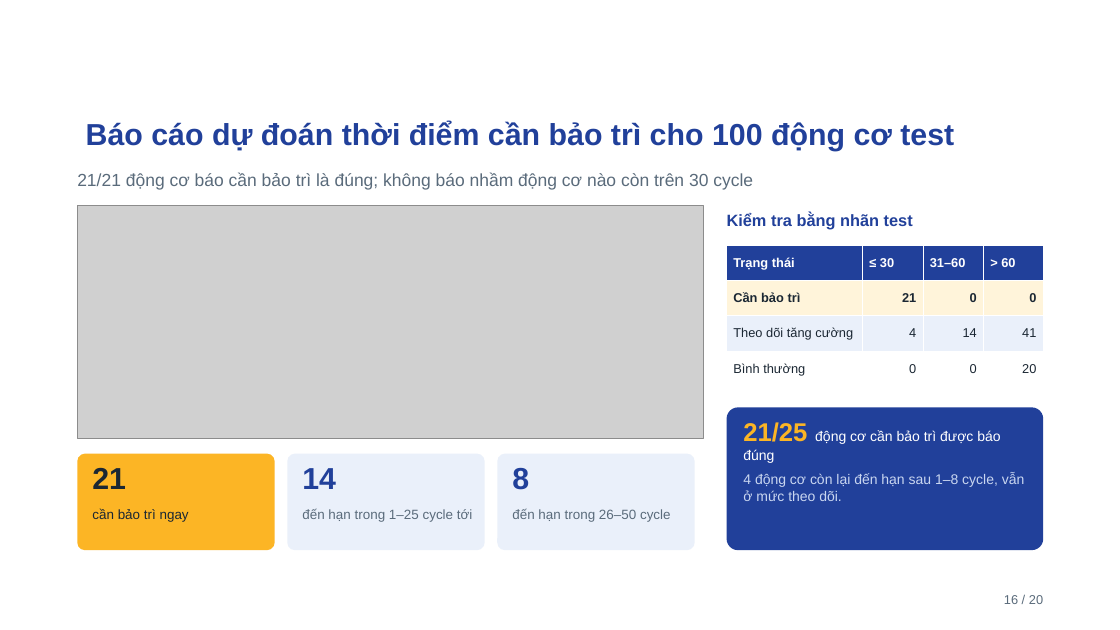
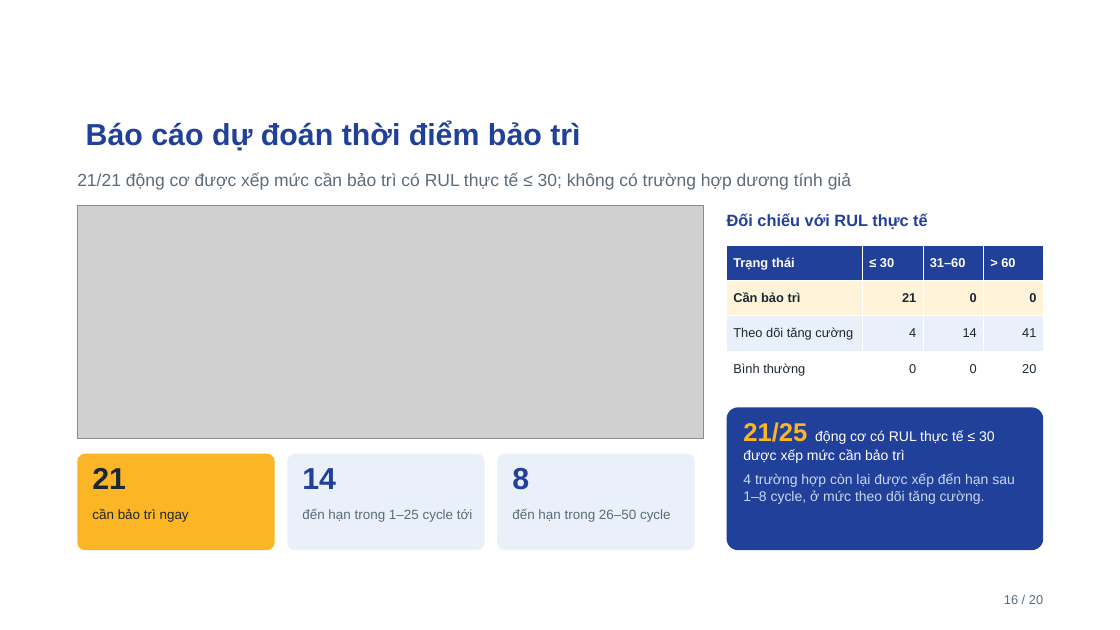
Before and after one commit to ti014/tinasa-cmapss-rul-prediction, a slide deck: slide 16 of slides/cmapss_fd001_presentation.pptx. Drawn at 1120x630 pixels with LibreOffice and Linux fonts; fonts in the diff are those of the drawing; grey boxes stand for pictures; background and template pictures are left out. Boxes give left, top, right and bottom in pixels: in the first picture for what was removed or moved away, otherwise in the second. Text is boxed around its words. In the diff, an @@ line names an element or a change of style, - is before the commit and + after.

```diff
--- a/slides/cmapss_fd001_presentation.pptx
+++ b/slides/cmapss_fd001_presentation.pptx
@@ title at <box>86,121,580,146</box>: text changed @@
-Báo cáo dự đoán thời điểm cần bảo trì cho 100 động cơ test
+Báo cáo dự đoán thời điểm bảo trì
@@ text at <box>77,173,851,190</box>: text changed @@
-21/21 động cơ báo cần bảo trì là đúng; không báo nhầm động cơ nào còn trên 30 cycle
+21/21 động cơ được xếp mức cần bảo trì có RUL thực tế ≤ 30; không có trường hợp dương tính giả
@@ text at <box>727,213,928,229</box>: text changed @@
-Kiểm tra bằng nhãn test
+Đối chiếu với RUL thực tế
@@ text at <box>743,422,1015,504</box>: text changed @@
-21/25 động cơ cần bảo trì được báo đúng
-4 động cơ còn lại đến hạn sau 1–8 cycle, vẫn ở mức theo dõi.
+21/25 động cơ có RUL thực tế ≤ 30 được xếp mức cần bảo trì
+4 trường hợp còn lại được xếp đến hạn sau 1–8 cycle, ở mức theo dõi tăng cường.
```
Also in this commit, not shown: 19 other slides changed, 24 other files.
